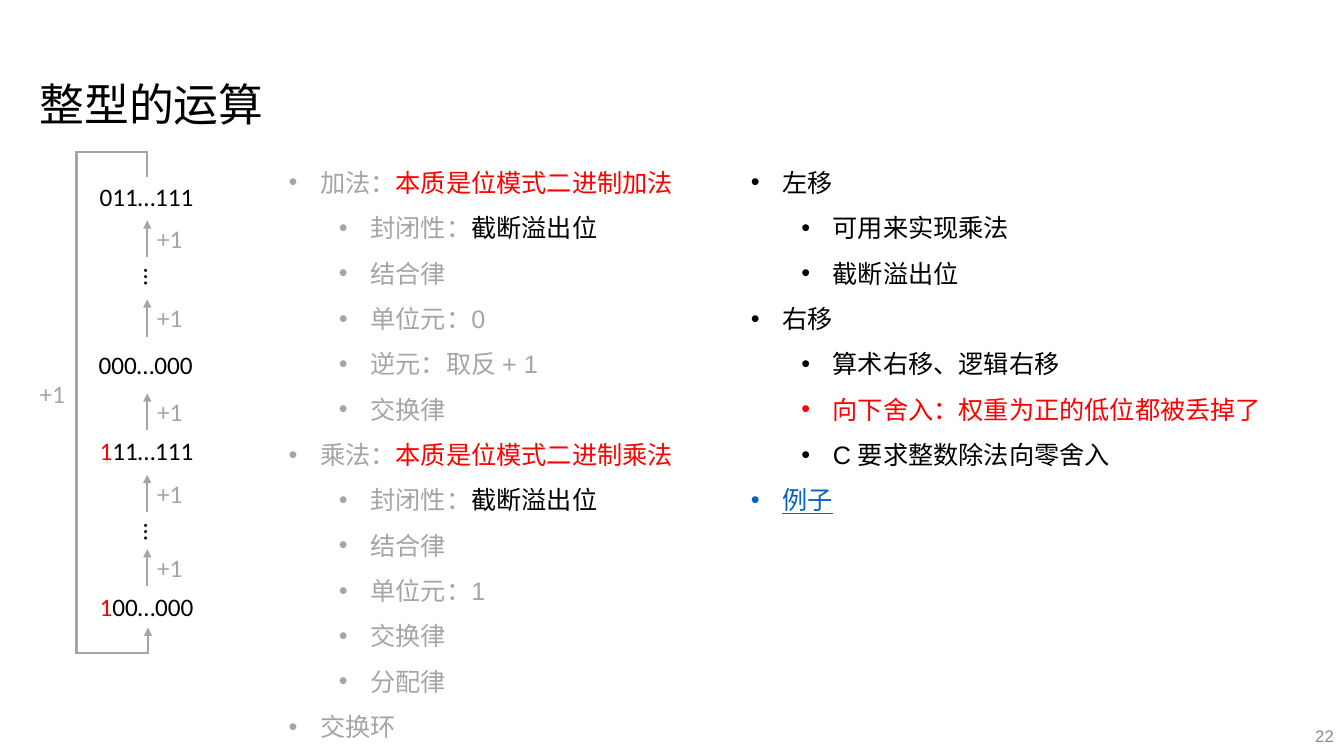
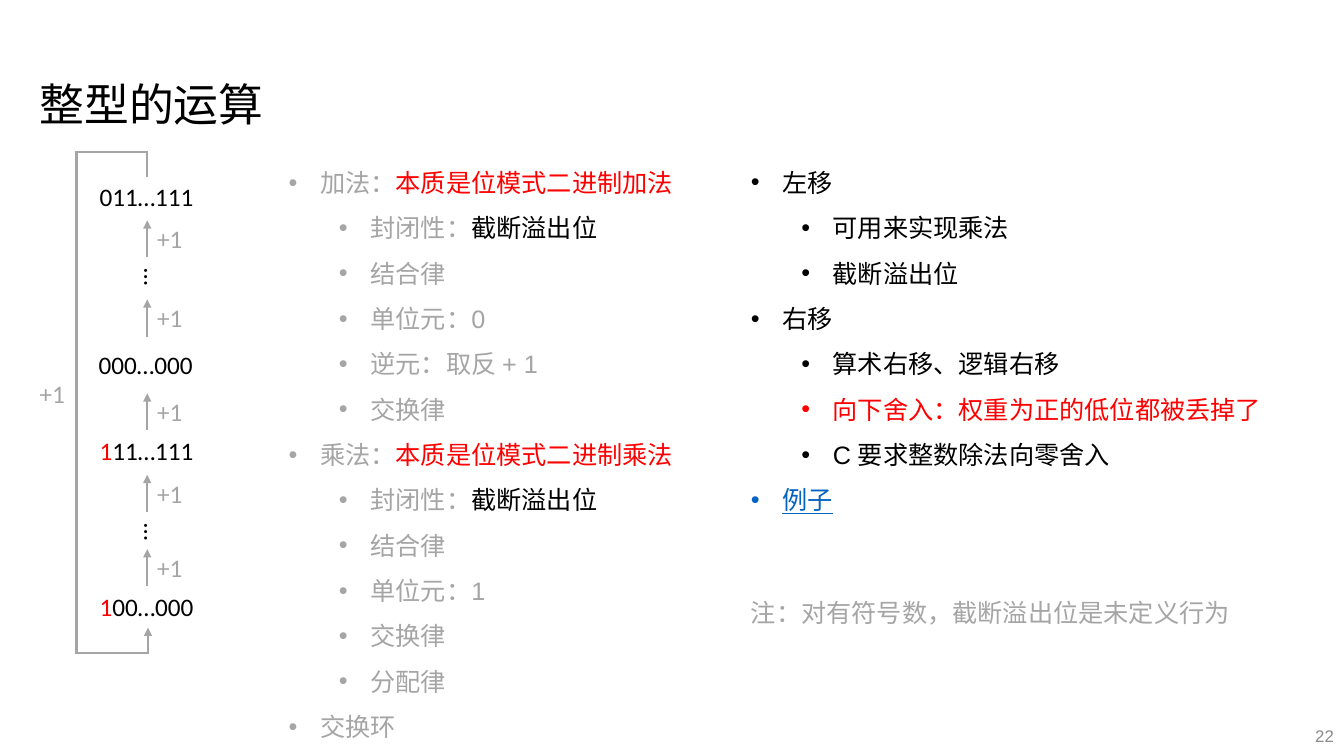
Before and after one commit to vwOvOwv/ICS-2026-Fall-TA, a slide deck: slide 22 of 02-Data.pptx. Drawn at 1344x756 pixels with LibreOffice and Linux fonts; fonts in the diff are those of the drawing. Boxes give left, top, right and bottom in pixels: in the first picture for what was removed or moved away, otherwise in the second. Text is boxed around its words. In the diff, an @@ line names an element or a change of style, - is before the commit and + after.

```diff
--- a/02-Data.pptx
+++ b/02-Data.pptx
@@ text added at (751, 601, 1230, 624), 18 pt, text #A5A5A5 @@
+注：对有符号数，截断溢出位是未定义行为
```
Also in this commit, not shown: 13 other slides changed.
